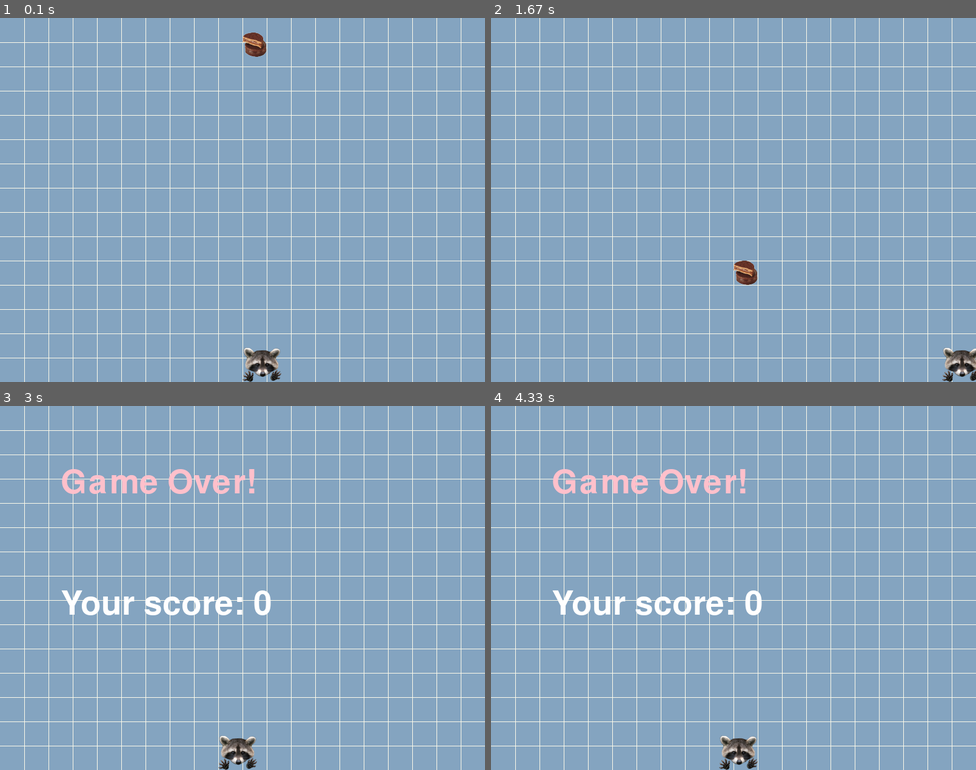
Above: before the commit, frames 1-4 (two rows, left to right).
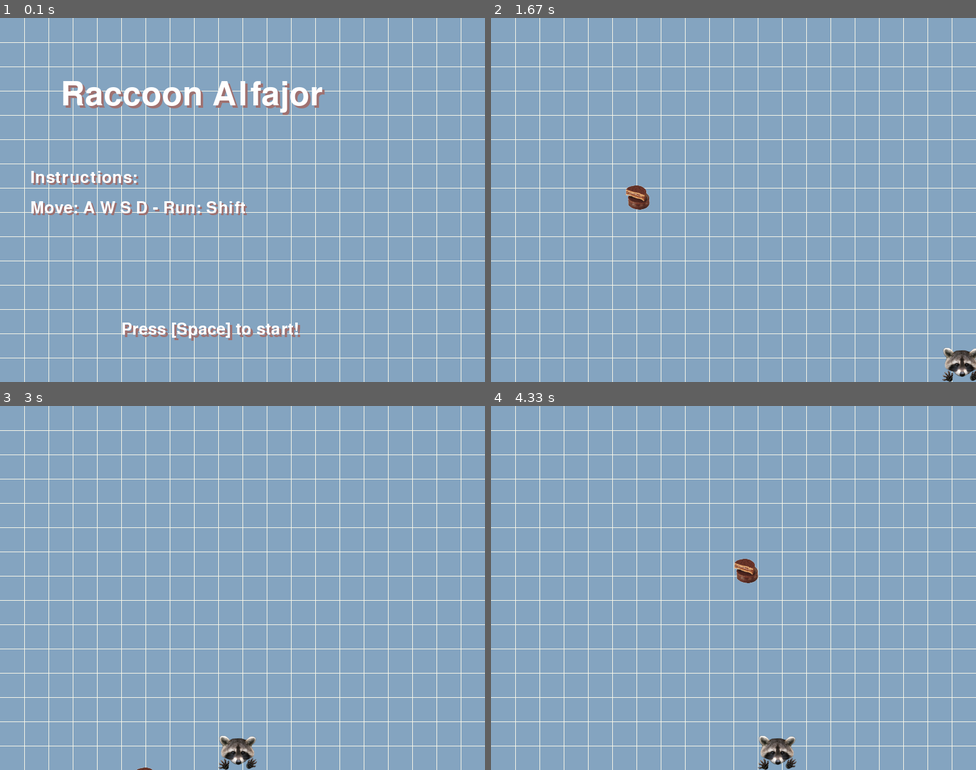
Above: after the commit, the same moments.

Repository: parklez/alfajor-pygame
Game: pygame game, started from game.py
Two runs of this game, one before a commit and one after it. Both use one fixed random seed, a clock stepped at 60 frames per second and the inputs below.
Inputs:
- Up to frame 1 (0.1 s): no input
- Up to frame 2 (1.67 s): tap Space at 0.33, 0.73, 1.03 s; hold Shift 0.67-1.13 s; hold D 0.67-1.13 s
- Up to frame 3 (3 s): hold A 2.17-2.7 s; tap Space at 2.23, 2.53, 2.8 s; hold A from 2.73 s (still down)
- Up to frame 4 (4.33 s): tap Space at 3.1, 3.23, 3.53, 3.9, 4.2 s; release A at 3.13 s; hold D 3.17-3.8 s; hold A 3.83-4.3 s

The runs differ from the first frame. In frame 1, 5.3% of the frame differs, in the area x 6-67%, y 4-100%; in frame 2, 0.5%; in frame 3, 2.2%; in frame 4, 3.4%.

Commit message:
Refactored code, added welcome screen

Diff:
--- a/colors.py
+++ b/colors.py
@@ -18,3 +18,4 @@
 white = (255,255,255)
 white2 = (216,216,216)
 yellow = (255,204,24)
+brown = (159,113,112)
--- a/game.py
+++ b/game.py
@@ -10,6 +10,8 @@
 window_size = (800, 600)
 screen = pygame.display.set_mode(window_size)
 font = pygame.font.Font(None, 80)
+font_small = pygame.font.Font(None, 40)
+
 
 def grid(surface, size, color=(255, 0, 0)):
     'Draws a line every "size" pixels'
@@ -28,6 +30,7 @@
         pygame.draw.line(surface, color, (x0, 0), (x0, screen_size[1]))
         x0 += size
 
+
 class Alfajor:
 
     path_to_sprite = "sprites/alfajor.png"
@@ -35,10 +38,11 @@
     image = pygame.transform.smoothscale(image, (40, 40))
     size = image.get_size()
 
-    def __init__(self, pos=[400,0], speed=4):
+    def __init__(self, pos=[400, -40], speed=4):
         self.pos = pos
         self.alive = True
-        self.rect = pygame.Rect(self.pos[0], self.pos[1], Alfajor.size[0], Alfajor.size[1])
+        self.rect = pygame.Rect(
+            self.pos[0], self.pos[1], Alfajor.size[0], Alfajor.size[1])
         self.image = Alfajor.image
         self.speed = speed
 
@@ -50,19 +54,22 @@
 
     def update(self):
         'attempts to keep the hitbox updated'
-        self.rect = pygame.Rect(self.pos[0], self.pos[1], self.size[0], self.size[1])
+        self.rect = pygame.Rect(
+            self.pos[0], self.pos[1], self.size[0], self.size[1])
 
     def move(self):
         self.pos[1] += self.speed
         self.update()
 
+
 class Player:
-    def __init__(self, pos=[0,0]):
+    def __init__(self, pos=[0, 0]):
         self.path_to_sprite = "sprites/SurpriseRacc.png"
         self.image = pygame.image.load(self.path_to_sprite)
         self.size = self.image.get_size()
         self.pos = pos
-        self.rect = pygame.Rect(self.pos[0], self.pos[1], self.size[0], self.size[1])
+        self.rect = pygame.Rect(
+            self.pos[0], self.pos[1], self.size[0], self.size[1])
         self.resize((64, 57))
         self.speed = 8
         self.fasterspeed = 16
@@ -76,7 +83,8 @@
 
     def update(self):
         'attempts to keep the hitbox updated'
-        self.rect = pygame.Rect(self.pos[0], self.pos[1], self.size[0], self.size[1])
+        self.rect = pygame.Rect(
+            self.pos[0], self.pos[1], self.size[0], self.size[1])
 
     def move(self, direction):
         'Moves the image to some direction X pixels and updates the hitbox'
@@ -102,19 +110,141 @@
 
         self.update()
 
-racc = Player(pos=[400, 600-57])
-SNACCS = [Alfajor()]
-gameover_text = font.render('Game Over!', True, 'pink')
-game_over = False
-score = 0
-i = 0
-def get_snacc_pos():
-    return [random.randint(40, 560), 0]
-
-def get_snacc_speed():
-    if not score:
-        return 4
-    return 4+score if score < 8 else 12
+
+class Game:
+
+    def __init__(self, screen):
+        self.screen = screen
+        self.player = Player(pos=[400-32, 600-57])
+        self.snacks = []
+        self.level = 0
+        self.score = 0
+        self.state = 'welcome'
+
+    def reset_score(self):
+        self.score = 0
+        self.player = Player(pos=[400-32, 600-57])
+        self.level = 0
+        self.snacks = []
+
+    @staticmethod
+    def random_pos():
+        # TODO: Make it left or right X amount but never away from screen
+        return [random.randint(40, 560), -40]
+
+    def get_speed(self):
+        if not self.score:
+            return 4
+        return 4+self.score if self.score < 8 else 12
+
+    def draw_background(self):
+        self.screen.fill(colors.blue)
+        grid(self.screen, 40, colors.icy)
+
+    def draw_objects_and_player(self):
+        self.screen.blit(self.player.image, self.player.pos)
+        for item in self.snacks:
+            self.screen.blit(item.image, item.rect)
+
+    def draw_welcome_instructions(self):
+        welcome_text = font.render('Raccoon Alfajor', True, colors.white)
+        welcome_text_s = font.render('Raccoon Alfajor', True, colors.brown)
+
+        help_text = font_small.render('Instructions:', True, colors.white)
+        help_text_s = font_small.render('Instructions:', True, colors.brown)
+
+        keys_text = font_small.render(
+            'Move: A W S D - Run: Shift', True, colors.white)
+        keys_text_s = font_small.render(
+            'Move: A W S D - Run: Shift', True, colors.brown)
+
+        start_text = font_small.render('Press [Space] to start!', True, colors.white)
+        start_text_s = font_small.render('Press [Space] to start!', True, colors.brown)
+
+        self.screen.blit(welcome_text_s, [100+4, 100+4])
+        self.screen.blit(welcome_text, [100, 100])
+
+        self.screen.blit(help_text_s, [50+3, 250+3])
+        self.screen.blit(help_text, [50, 250])
+
+        self.screen.blit(keys_text_s, [50+3, 300+3])
+        self.screen.blit(keys_text, [50, 300])
+
+        self.screen.blit(start_text_s, [200+4, 500+4])
+        self.screen.blit(start_text, [200, 500])
+
+    def draw_game_over_score(self):
+        gameover_text = font.render('Game Over!', True, colors.white)
+        gameover_text_s = font.render('Game Over!', True, colors.brown)
+
+        score_text = font.render(f'Your score: {self.score}', True, colors.white)
+        score_text_s = font.render(f'Your score: {self.score}', True, colors.brown)
+
+        restart_text = font_small.render('Press [Space] to restart!', True, colors.white)
+        restart_text_s = font_small.render('Press [Space] to restart!', True, colors.brown)
+
+        self.screen.blit(gameover_text_s, [100+4, 100+4])
+        self.screen.blit(gameover_text, [100, 100])
+        self.screen.blit(score_text_s, [100+4, 300+4])
+        self.screen.blit(score_text, [100, 300])
+        self.screen.blit(restart_text_s, [100+4, 400+4])
+        self.screen.blit(restart_text, [100, 400])
+
+    def game_welcome(self):
+        self.draw_background()
+        self.draw_welcome_instructions()
+        keys = pygame.key.get_pressed()
+        if keys[pygame.K_SPACE]:
+            self.state = 'gameplay'
+
+    def game_controller(self):
+        if self.state == 'welcome':
+            self.game_welcome()
+        elif self.state == 'gameplay':
+            self.game_play()
+        else:
+            self.game_over()
+
+    def game_play(self):
+        key = pygame.key.get_pressed()
+
+        # Input
+        if key[pygame.K_a]:
+            self.player.move('Left')
+        if key[pygame.K_d]:
+            self.player.move('Right')
+        if key[pygame.K_LSHIFT]:
+            self.player.running = True
+        else:
+            self.player.running = False
+
+        # logic
+        if not self.snacks:
+            self.snacks.append(
+                Alfajor(self.random_pos(), self.get_speed()))
+        for item in self.snacks:
+            item.move()
+            if self.player.rect.colliderect(item.rect):
+                self.snacks.remove(item)
+                self.score += 1
+            if item.pos[1] > 600:
+                self.state = 'game over'
+
+        # Drawing
+        self.draw_background()
+        self.draw_objects_and_player()
+
+    def game_over(self):
+        self.draw_background()
+        self.draw_objects_and_player()
+        self.draw_game_over_score()
+
+        keys = pygame.key.get_pressed()
+        if keys[pygame.K_SPACE]:
+            self.state = 'gameplay'
+            self.reset_score()
+
+GameInstance = Game(screen)
 
 while True:
     for event in pygame.event.get():
@@ -122,50 +252,7 @@
             pygame.quit()
             quit()
 
-    key = pygame.key.get_pressed()
-
-    if key[pygame.K_a]:
-        racc.move('Left')
-
-    if key[pygame.K_d]:
-        racc.move('Right')
-
-    if key[pygame.K_LSHIFT]:
-        racc.running = True
-
-    else:
-        racc.running = False
-
-    ### GAME LOGIC
-    for snacc in SNACCS:
-        snacc.move()
-        if racc.rect.colliderect(snacc.rect):
-            SNACCS.remove(snacc)
-            SNACCS.append(Alfajor(pos=get_snacc_pos(), speed=get_snacc_speed()))
-            score += 1
-
-        if snacc.pos[1] > 600:
-            game_over = True
-
-
-    ### BACKGROUND
-    screen.fill(colors.blue)
-    grid(screen, 40, colors.icy)
-
-    ### CHARACTERS
-    #pygame.draw.rect(screen, colors.yellow, racc.rect)
-    screen.blit(racc.image, racc.pos)
-
-    ## OBJECTS
-    for snacc in SNACCS:
-            #pygame.draw.rect(screen, colors.yellow, snacc.rect)
-            screen.blit(snacc.image, snacc.rect)
-
-    ## TEXT
-    if game_over:
-        score_text = font.render(f'Your score: {score}', True, 'white')
-        screen.blit(gameover_text, [100, 100])
-        screen.blit(score_text, [100, 300])
+    GameInstance.game_controller()
 
     pygame.display.flip()
     clock.tick(60)
Not shown, added: requirements.txt
Not shown, added: .gitignore
